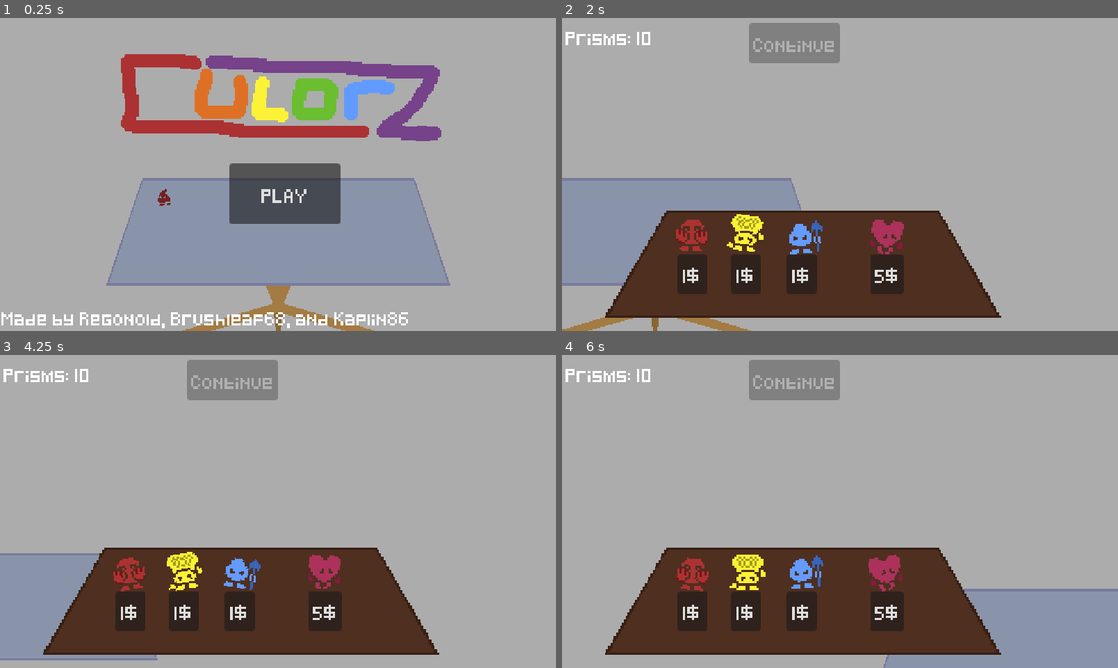
Above: before the commit, frames 1-4 (two rows, left to right).
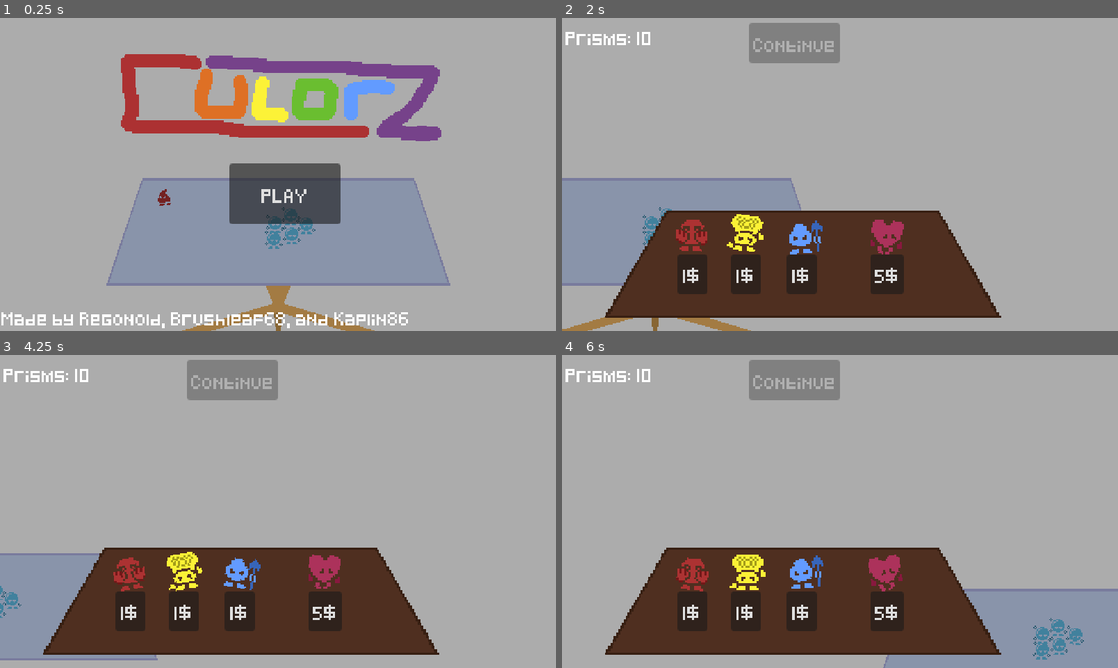
Above: after the commit, the same moments.

Repository: Regonold520/culorz-proj
Game: Godot game, scene res://main_scene.tscn
Two runs of this game, one before a commit and one after it. Both use one fixed random seed, a clock stepped at 60 frames per second and the inputs below.
Inputs (mouse positions are in pixels of both pictures, inside the frame that each line leads up to):
- Up to frame 1 (0.25 s): no input
- Up to frame 2 (2 s): click "PLAY" at 0.5 s; move the mouse to (962, 158) at 1.27 s; hold D (Right) from 1.28 s (still down); click (962, 158) at 1.42 s
- Up to frame 3 (4.25 s): move the mouse to (166, 527) at 2.02 s; release D (Right) at 2.03 s; hold S (Down) 2.03-2.78 s; move the mouse to (333, 442) at 2.77 s; hold D (Right) 2.78-3.53 s; move the mouse to (250, 574) at 3.52 s; hold W (Up) from 3.53 s (still down); click (250, 574) at 3.67 s
- Up to frame 4 (6 s): move the mouse to (1006, 558) at 4.27 s; release W (Up) at 4.28 s; hold A (Left) 4.28-5.78 s; move the mouse to (673, 464) at 5.02 s; move the mouse to (867, 511) at 5.77 s; hold S (Down) from 5.78 s (still down); click (867, 511) at 5.92 s

The runs differ from the first frame. In frame 1, 0.4% of the frame differs, in the area x 47-57%, y 60-74%; in frame 2, 0.1%; in frame 3, 0.1%; in frame 4, 0.4%.
Error in both runs: Cannot call method 'find_child' on a null value. (res://Scripts/globalactor.gd:22)

Commit message:
Added bubble func + started bomb

Diff:
--- a/Bullet.gd
+++ b/Bullet.gd
@@ -3,10 +3,15 @@
 
 @export var Movespeed = 10
 @export var Pierce = false
+@export var expiration = 10
+
 var Shooter = null
 var Damage = 10
 var hitenemies = []
 
+func _ready() -> void:
+	await get_tree().create_timer(expiration).timeout
+	queue_free()
 
 func _on_area_2d_area_entered(area):
 	if area.get_parent():
--- a/Culorz/bubble.tscn
+++ b/Culorz/bubble.tscn
@@ -1,14 +1,19 @@
-[gd_scene load_steps=4 format=3 uid="uid://3ox2fytgb40y"]
+[gd_scene load_steps=5 format=3 uid="uid://3ox2fytgb40y"]
 
-[ext_resource type="Script" path="res://Scripts/Culor.gd" id="1_w85mn"]
+[ext_resource type="Script" path="res://Scripts/BubbleLogic.gd" id="1_v6ftn"]
+[ext_resource type="PackedScene" uid="uid://bs8m0w025iicj" path="res://bullet/bubble.tscn" id="2_0kkkt"]
 [ext_resource type="Texture2D" uid="uid://gvi8w7muir31" path="res://Culorz/bubble_chr.png" id="2_pjv4u"]
 
 [sub_resource type="RectangleShape2D" id="RectangleShape2D_uqd2g"]
 size = Vector2(12, 10)
 
 [node name="Bubble" type="CharacterBody2D"]
-script = ExtResource("1_w85mn")
+script = ExtResource("1_v6ftn")
+BulletType = ExtResource("2_0kkkt")
 culor = Color(0.380392, 0.74902, 0.913725, 1)
+speed = 30
+health = 10
+attackSpeed = 3.0
 
 [node name="Texture" type="Sprite2D" parent="."]
 texture = ExtResource("2_pjv4u")
--- /dev/null
+++ b/Scripts/BubbleLogic.gd
@@ -0,0 +1,15 @@
+extends RangedCulor
+
+var curentBulletRotation = 0
+
+func animation_hit():
+	if TargetEnemy != null:
+		var bullet : Bullet = BulletType.instantiate()
+		get_tree().current_scene.add_child(bullet)
+		bullet.global_position = global_position
+		bullet.global_rotation = position.angle_to_point(TargetEnemy.position)
+		bullet.linear_velocity = (Vector2(cos(curentBulletRotation), sin(curentBulletRotation)) * bullet.Movespeed)
+		bullet.Shooter = self
+		bullet.Damage = damage
+
+		curentBulletRotation += deg_to_rad(62)
--- a/Scripts/Ranged.gd
+++ b/Scripts/Ranged.gd
@@ -32,7 +32,7 @@
 func animation_hit(): #activated by the animation.
 	if TargetEnemy != null:
 		var bullet : Bullet = BulletType.instantiate()
-		self.get_parent().get_parent().add_child(bullet)
+		get_tree().current_scene.add_child(bullet)
 		bullet.global_position = global_position
 		bullet.global_rotation = position.angle_to_point(TargetEnemy.position)
 		bullet.linear_velocity = (position.direction_to(TargetEnemy.position) * bullet.Movespeed)
--- a/bullet/bubble.tscn
+++ b/bullet/bubble.tscn
@@ -8,7 +8,7 @@
 
 [node name="Bullet" type="RigidBody2D"]
 script = ExtResource("1_bvjit")
-Movespeed = 20
+Movespeed = 50
 
 [node name="Area2D" type="Area2D" parent="."]
 
--- a/main_scene.tscn
+++ b/main_scene.tscn
@@ -1,9 +1,11 @@
-[gd_scene load_steps=7 format=3 uid="uid://goop3qaepptx"]
+[gd_scene load_steps=9 format=3 uid="uid://goop3qaepptx"]
 
 [ext_resource type="Texture2D" uid="uid://1oyliv8nmj6b" path="res://Canvas.png" id="1_pamka"]
 [ext_resource type="Script" path="res://Scripts/camera_2d.gd" id="3_2l4j3"]
 [ext_resource type="PackedScene" uid="uid://bqpqpebrkg20e" path="res://MainMenuUI.tscn" id="4_pywfv"]
 [ext_resource type="PackedScene" uid="uid://cj1q1gtlwteso" path="res://Enemies/blob.tscn" id="5_iwdsn"]
+[ext_resource type="Script" path="res://wave_manager.gd" id="6_a7uf1"]
+[ext_resource type="PackedScene" uid="uid://3ox2fytgb40y" path="res://Culorz/bubble.tscn" id="7_6ywil"]
 [ext_resource type="Script" path="res://Scripts/culors_manager.gd" id="19_6oaph"]
 
 [sub_resource type="CircleShape2D" id="CircleShape2D_kmv3g"]
@@ -28,6 +30,21 @@
 script = ExtResource("3_2l4j3")
 
 [node name="Culors" type="Node2D" parent="."]
+
+[node name="Bubble" parent="Culors" instance=ExtResource("7_6ywil")]
+position = Vector2(11, 37)
+
+[node name="Bubble2" parent="Culors" instance=ExtResource("7_6ywil")]
+position = Vector2(-4, 58)
+
+[node name="Bubble3" parent="Culors" instance=ExtResource("7_6ywil")]
+position = Vector2(-3, 44)
+
+[node name="Bubble4" parent="Culors" instance=ExtResource("7_6ywil")]
+position = Vector2(12, 54)
+
+[node name="Bubble5" parent="Culors" instance=ExtResource("7_6ywil")]
+position = Vector2(25, 45)
 
 [node name="Threats" type="Node2D" parent="."]
 
@@ -93,5 +110,6 @@
 color = Color(0, 0, 0, 0.32549)
 
 [node name="WaveManager" type="Node" parent="."]
+script = ExtResource("6_a7uf1")
 
 [connection signal="timeout" from="CulorsManager/RallyCooldown" to="CulorsManager" method="allowrally"]
